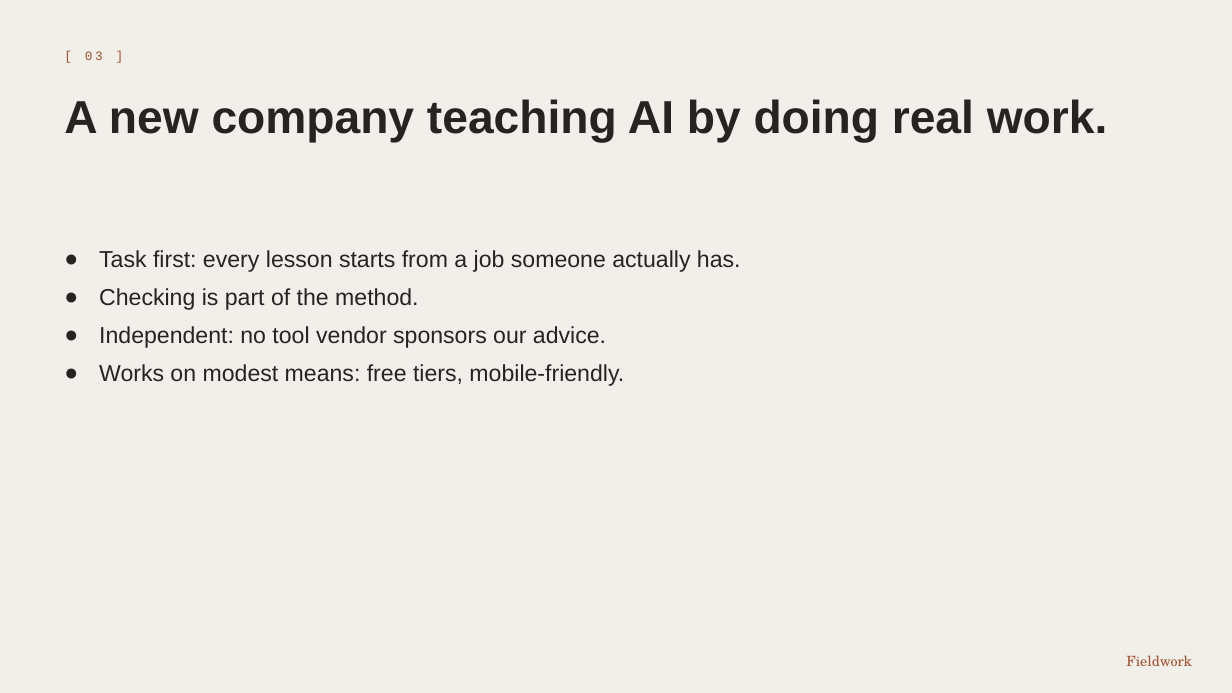
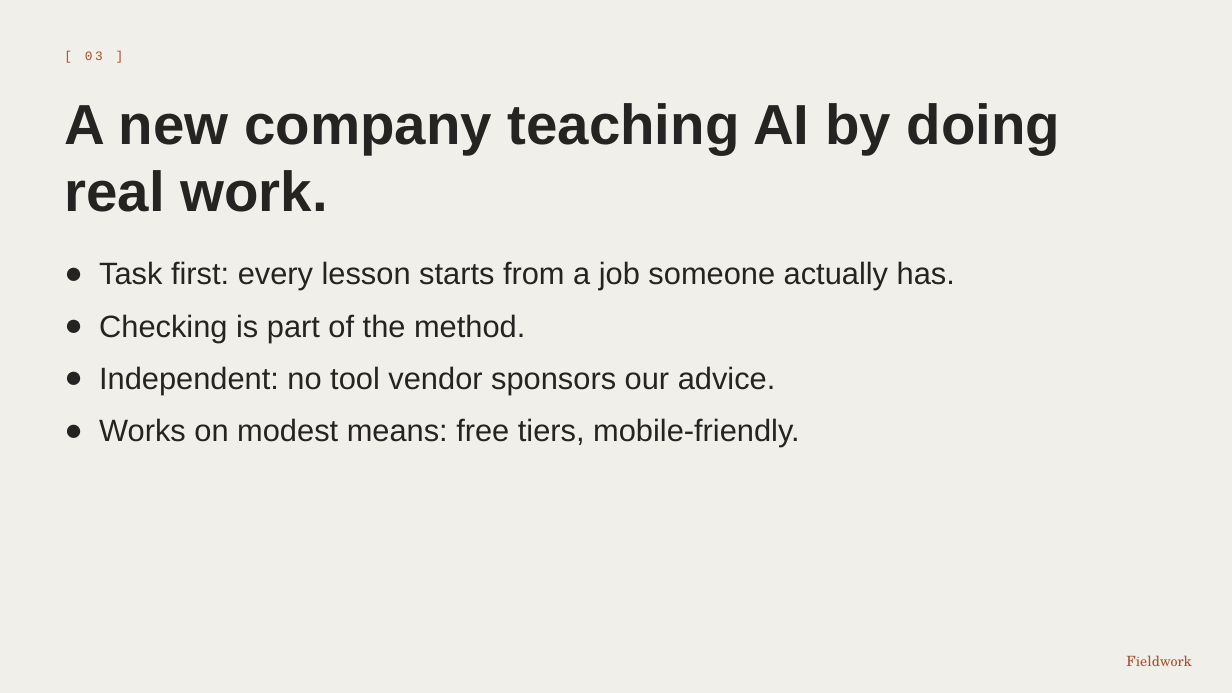
Before and after one commit to keneokonjo-web/fieldwork, a slide deck: slide 3 of deliverables/fieldwork-launch-kit/04-corporate-sales/fieldwork-sales-deck.pptx. Drawn at 1232x693 pixels with LibreOffice and Linux fonts; fonts in the diff are those of the drawing. Boxes give left, top, right and bottom in pixels: in the first picture for what was removed or moved away, otherwise in the second. Text is boxed around its words. In the diff, an @@ line names an element or a change of style, - is before the commit and + after.

```diff
--- a/deliverables/fieldwork-launch-kit/04-corporate-sales/fieldwork-sales-deck.pptx
+++ b/deliverables/fieldwork-launch-kit/04-corporate-sales/fieldwork-sales-deck.pptx
@@ text "A new company teaching AI ..." at (64,103,1060,212): size 36 to 44 pt @@
@@ text "Task first: every lesson starts ...": place and size @@
-text "Task first: every lesson starts ..." at (99,250,741,386)
+text "Task first: every lesson starts ..." at (99,261,955,447)
@@ text "Task first: every lesson starts ..." at (99,261,955,447): size 18 to 24 pt; more space between paragraphs @@
```
Also in this commit, not shown: 13 other slides changed, 1 other file.
